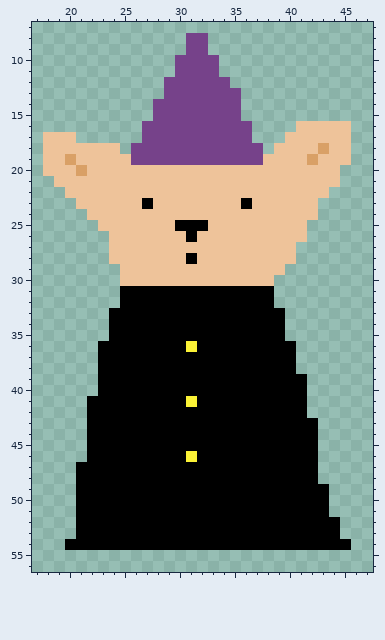
Pixel-art file, stored at catzalot/aseprite/catazlotTemp.aseprite. Above, as it was before the edit.
64x64 pixels, 1 frame. Shown: x 17..47, y 7..56.
The same view after the edit:
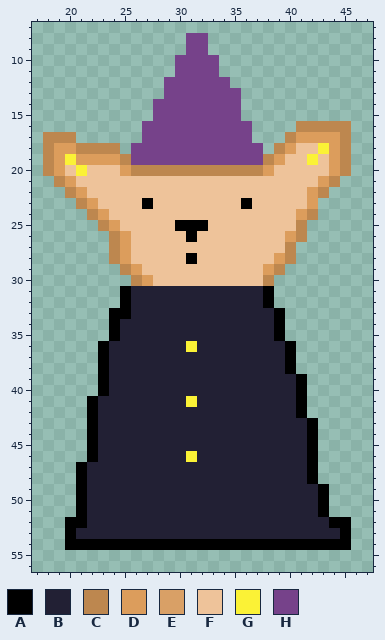
Palette (. is transparent): A #000000  B #222034  C #bd874f  D #dc9d5c  E #d9a066  F #eec39a  G #fbf236  H #76428a
Diff:
@@ x 17..47 @@
 15 ...........HHHHHHHH............
-16 ..........HHHHHHHHHH....FFFFF..
-17 .FFF......HHHHHHHHHH...FFFFFF..
-18 .FFFFFFF.HHHHHHHHHHHH.FFFFEFF..
-19 .FFEFFFFFHHHHHHHHHHHHFFFFEFFF..
-20 .FFFEFFFFFFFFFFFFFFFFFFFFFFF...
-21 ..FFFFFFFFFFFFFFFFFFFFFFFFFF...
-22 ...FFFFFFFFFFFFFFFFFFFFFFFF....
-23 ....FFFFFFAFFFFFFFFAFFFFFF.....
-24 .....FFFFFFFFFFFFFFFFFFFFF.....
-25 ......FFFFFFFAAAFFFFFFFFF......
-26 .......FFFFFFFAFFFFFFFFFF......
-27 .......FFFFFFFFFFFFFFFFF.......
-28 .......FFFFFFFAFFFFFFFFF.......
-29 ........FFFFFFFFFFFFFFF........
-30 ........FFFFFFFFFFFFFF.........
-31 ........AAAAAAAAAAAAAA.........
-32 ........AAAAAAAAAAAAAA.........
-33 .......AAAAAAAAAAAAAAAA........
-34 .......AAAAAAAAAAAAAAAA........
-35 .......AAAAAAAAAAAAAAAA........
-36 ......AAAAAAAAGAAAAAAAAA.......
-37 ......AAAAAAAAAAAAAAAAAA.......
-38 ......AAAAAAAAAAAAAAAAAA.......
-39 ......AAAAAAAAAAAAAAAAAAA......
-40 ......AAAAAAAAAAAAAAAAAAA......
-41 .....AAAAAAAAAGAAAAAAAAAA......
-42 .....AAAAAAAAAAAAAAAAAAAA......
-43 .....AAAAAAAAAAAAAAAAAAAAA.....
-44 .....AAAAAAAAAAAAAAAAAAAAA.....
-45 .....AAAAAAAAAAAAAAAAAAAAA.....
-46 .....AAAAAAAAAGAAAAAAAAAAA.....
-47 ....AAAAAAAAAAAAAAAAAAAAAA.....
-48 ....AAAAAAAAAAAAAAAAAAAAAA.....
-49 ....AAAAAAAAAAAAAAAAAAAAAAA....
-50 ....AAAAAAAAAAAAAAAAAAAAAAA....
-51 ....AAAAAAAAAAAAAAAAAAAAAAA....
-52 ....AAAAAAAAAAAAAAAAAAAAAAAA...
-53 ....AAAAAAAAAAAAAAAAAAAAAAAA...
+16 ..........HHHHHHHHHH....CCCCC..
+17 .CCC......HHHHHHHHHH...CDDDDC..
+18 .CDDCCCC.HHHHHHHHHHHH.CDFFGDC..
+19 .CDGDDDDCHHHHHHHHHHHHCDFFGFDC..
+20 .CDFGFFFDCCCCCCCCCCCCDFFFFFDC..
+21 ..CDFFFFFFFFFFFFFFFFFFFFFFDC...
+22 ...CDFFFFFFFFFFFFFFFFFFFFDC....
+23 ....CDFFFFAFFFFFFFFAFFFFFD.....
+24 .....CDFFFFFFFFFFFFFFFFFDC.....
+25 ......CDFFFFFAAAFFFFFFFFC......
+26 .......CDFFFFFAFFFFFFFFDC......
+27 .......CDFFFFFFFFFFFFFFC.......
+28 .......CDFFFFFAFFFFFFFDC.......
+29 ........CDFFFFFFFFFFFDC........
+30 .........CDFFFFFFFFFFC.........
+31 ........ABBBBBBBBBBBBA.........
+32 ........ABBBBBBBBBBBBA.........
+33 .......AABBBBBBBBBBBBBA........
+34 .......ABBBBBBBBBBBBBBA........
+35 .......ABBBBBBBBBBBBBBA........
+36 ......ABBBBBBBGBBBBBBBBA.......
+37 ......ABBBBBBBBBBBBBBBBA.......
+38 ......ABBBBBBBBBBBBBBBBA.......
+39 ......ABBBBBBBBBBBBBBBBBA......
+40 ......ABBBBBBBBBBBBBBBBBA......
+41 .....ABBBBBBBBGBBBBBBBBBA......
+42 .....ABBBBBBBBBBBBBBBBBBA......
+43 .....ABBBBBBBBBBBBBBBBBBBA.....
+44 .....ABBBBBBBBBBBBBBBBBBBA.....
+45 .....ABBBBBBBBBBBBBBBBBBBA.....
+46 .....ABBBBBBBBGBBBBBBBBBBA.....
+47 ....ABBBBBBBBBBBBBBBBBBBBA.....
+48 ....ABBBBBBBBBBBBBBBBBBBBA.....
+49 ....ABBBBBBBBBBBBBBBBBBBBBA....
+50 ....ABBBBBBBBBBBBBBBBBBBBBA....
+51 ....ABBBBBBBBBBBBBBBBBBBBBA....
+52 ...AABBBBBBBBBBBBBBBBBBBBBBAA..
+53 ...ABBBBBBBBBBBBBBBBBBBBBBBBA..
 54 ...AAAAAAAAAAAAAAAAAAAAAAAAAA..
Changed places in both pictures, as pixel boxes (x1, y1, x2, y2):
changed: (43, 121, 351, 539)
